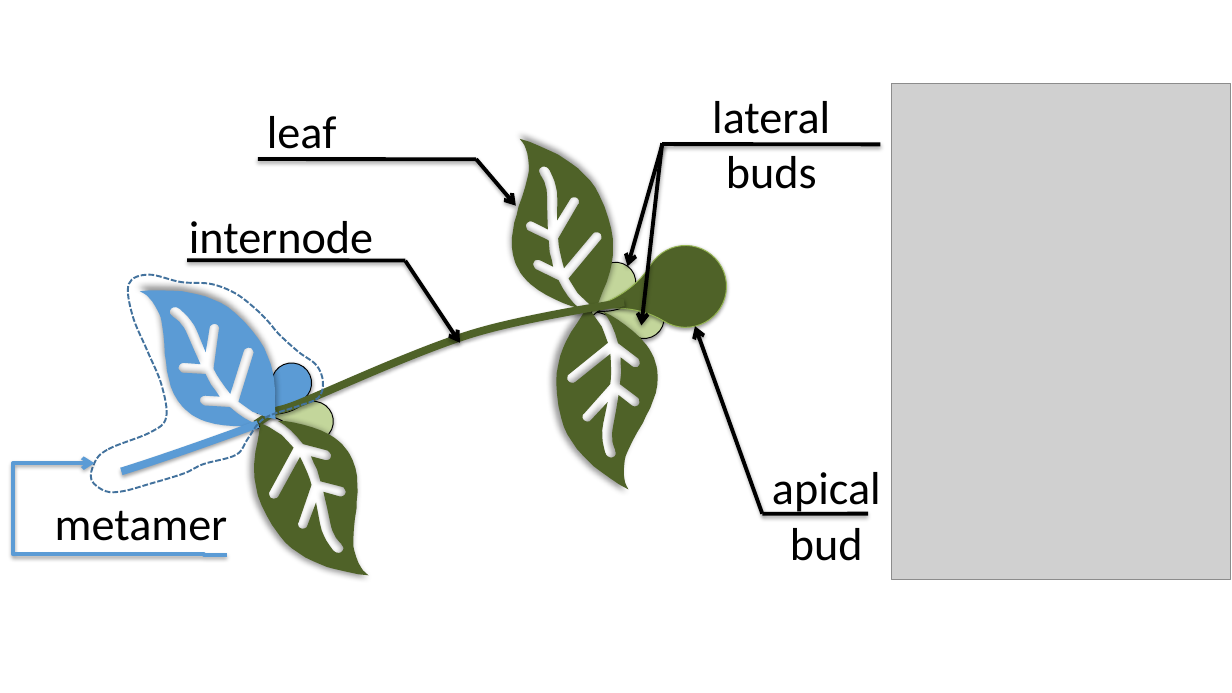
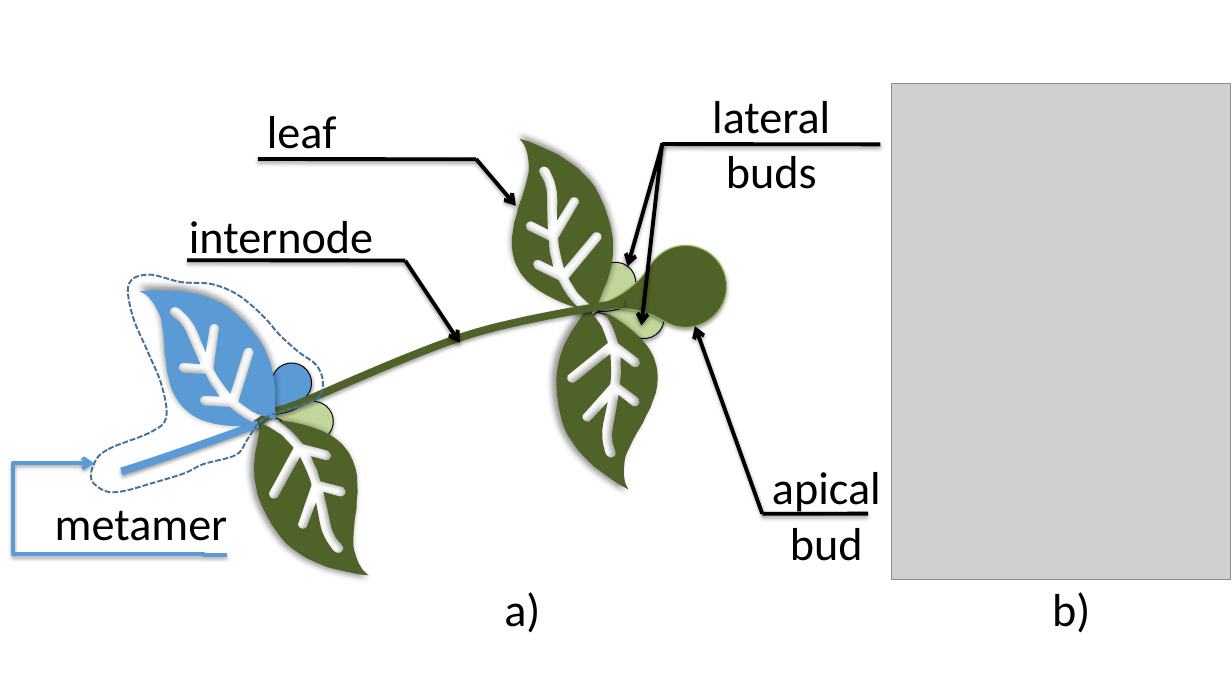
Before and after one commit to Kolsi122/AutomatedPruning, a slide deck: slide 1 of figs/Fig1.pptx. Drawn at 1232x693 pixels with LibreOffice and Linux fonts; fonts in the diff are those of the drawing; grey boxes stand for pictures. Boxes give left, top, right and bottom in pixels: in the first picture for what was removed or moved away, otherwise in the second. Text is boxed around its words. In the diff, an @@ line names an element or a change of style, - is before the commit and + after.

```diff
--- a/figs/Fig1.pptx
+++ b/figs/Fig1.pptx
@@ text added at box(504, 592, 1090, 633), 36 pt, text #000000 @@
+a) b)
```
Also in this commit, not shown: 1 other file.
